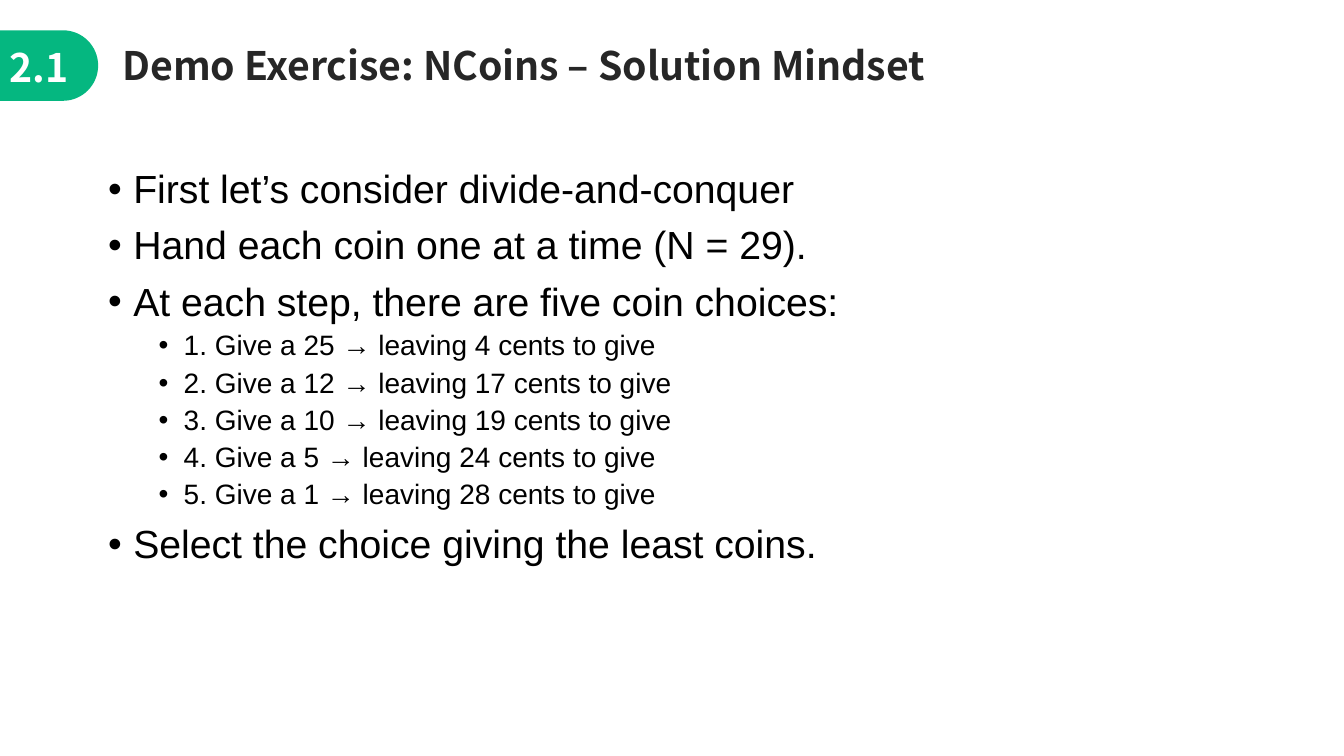
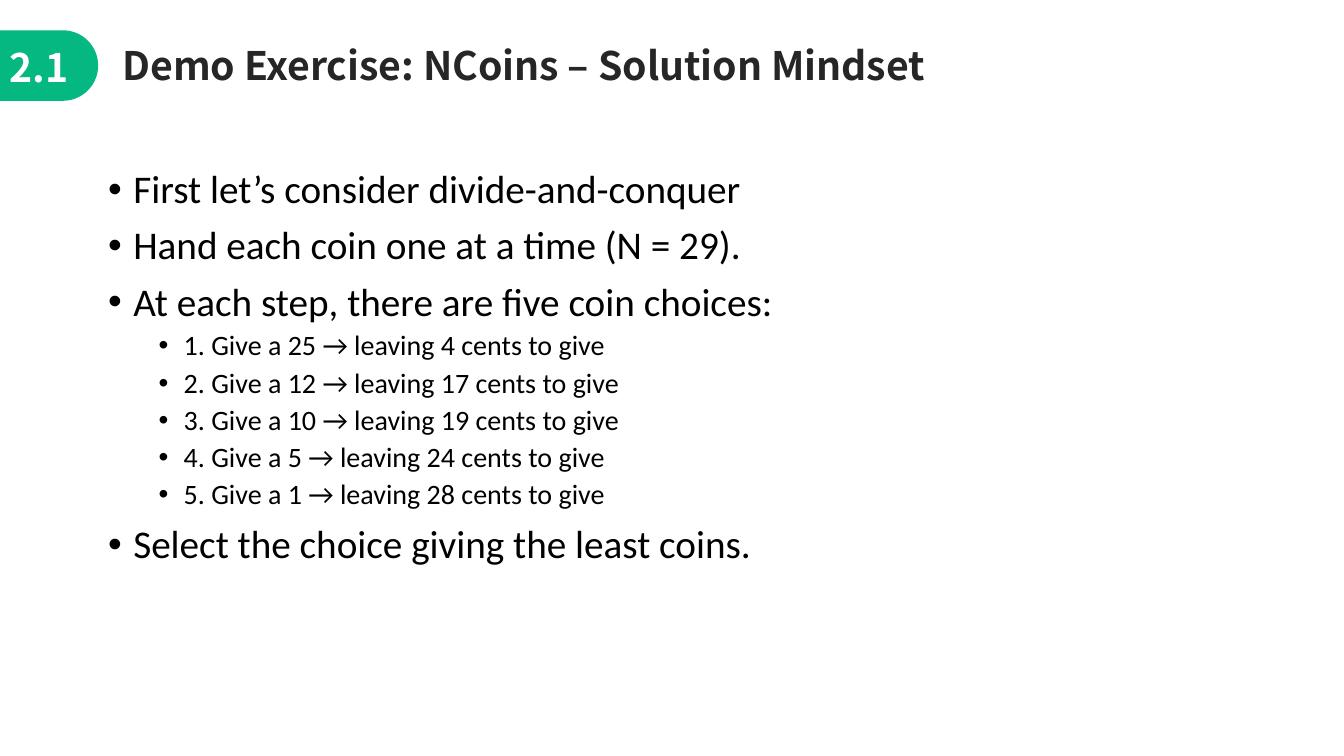
Before and after one commit to jimmyyih518/DSA2022Fall, a slide deck: slide 27 of week8/week8_slides.pptx (slide 25 before the commit). Drawn at 1344x756 pixels with LibreOffice and Linux fonts; fonts in the diff are those of the drawing. Boxes give left, top, right and bottom in pixels: in the first picture for what was removed or moved away, otherwise in the second. Text is boxed around its words. In the diff, an @@ line names an element or a change of style, - is before the commit and + after.

```diff
--- a/week8/week8_slides.pptx
+++ b/week8/week8_slides.pptx
@@ text "First let’s consider divide-and-conquer" at (x1=133, y1=175, x2=773, y2=565): font Arial to Calibri @@
```
Also in this commit, not shown: 16 other slides changed, 3 slides added, 17 other files.
